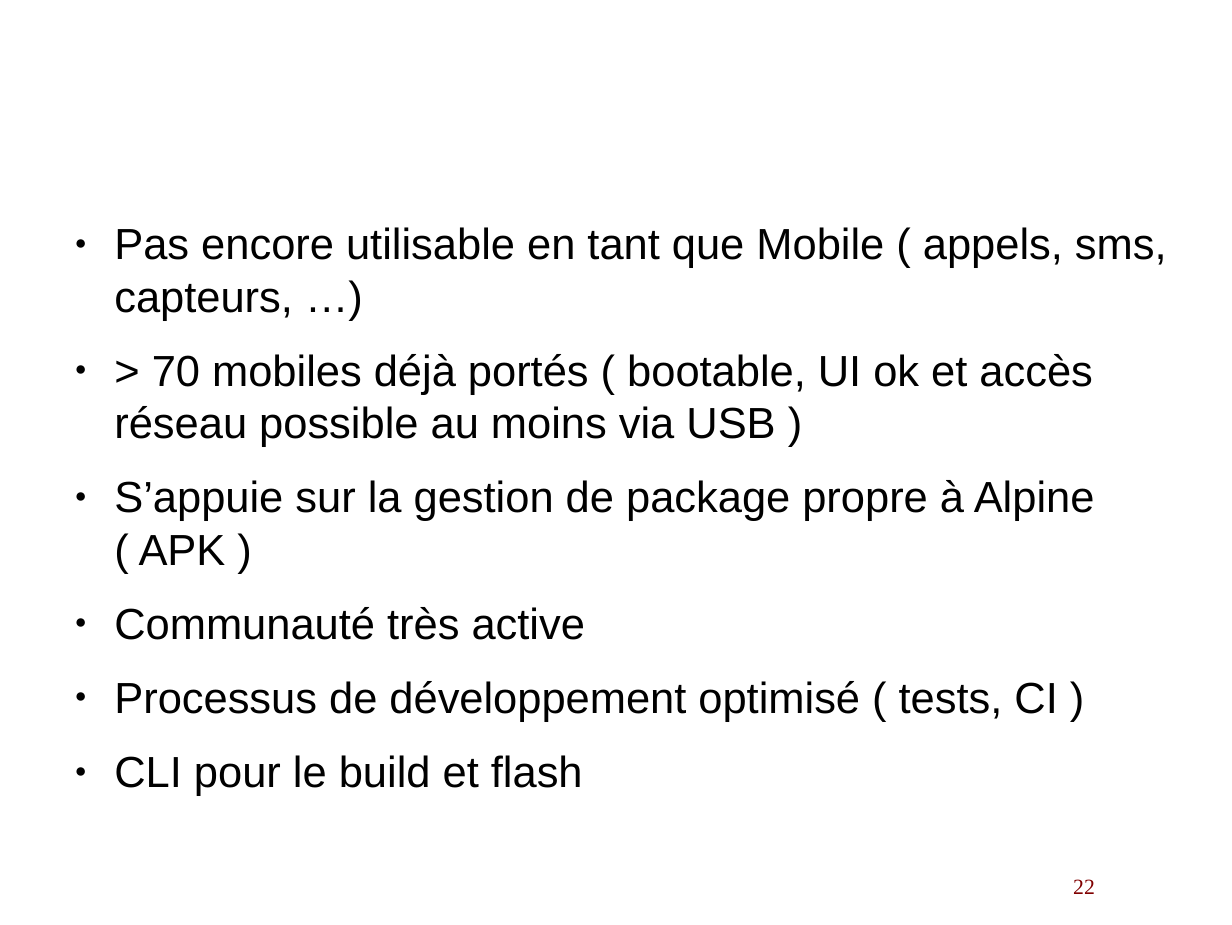
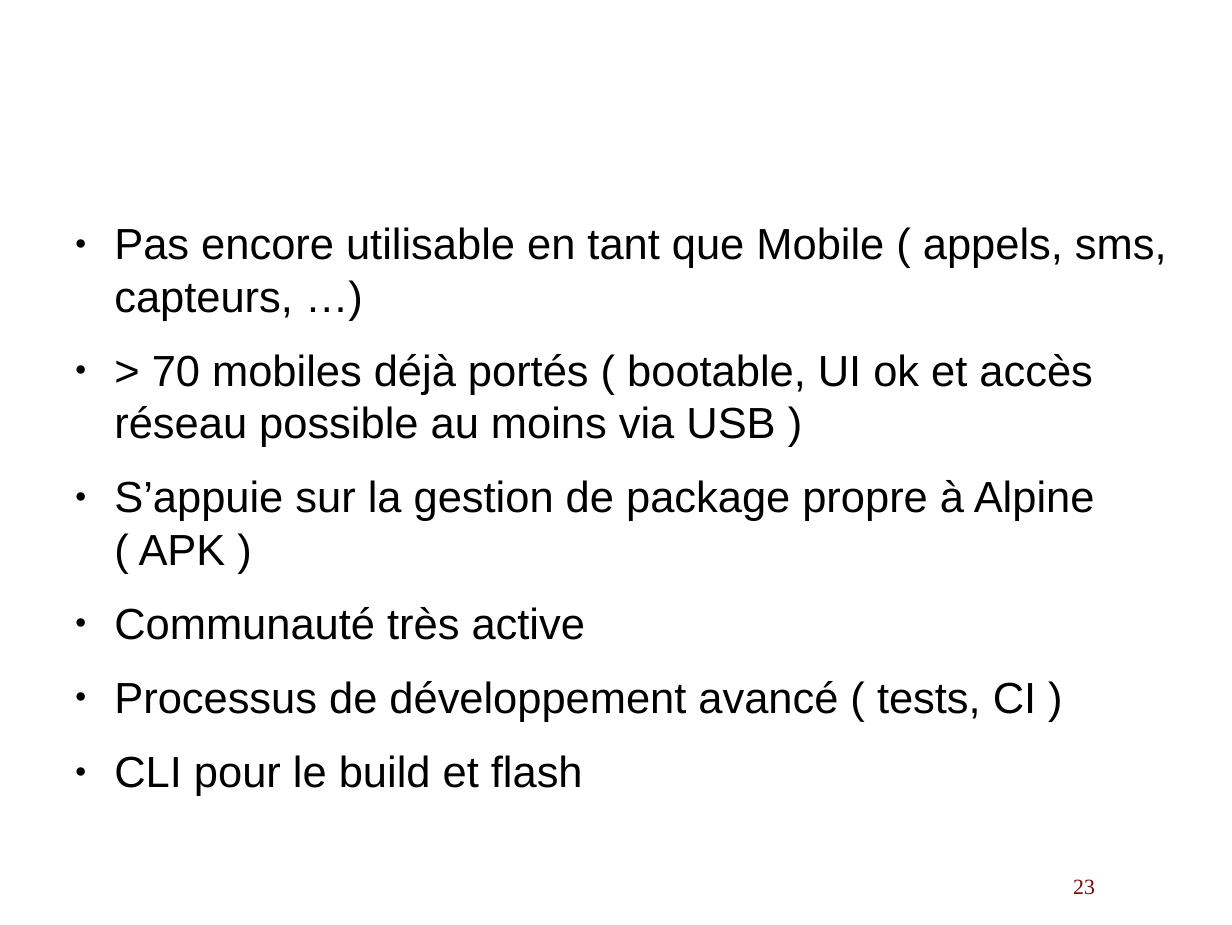
Before and after one commit to lduboeuf/ut-helloworld-py, a slide deck: slide 23 of osmobiles.odp (slide 22 before the commit). Drawn at 1232x925 pixels with LibreOffice and Linux fonts; fonts in the diff are those of the drawing; background and template pictures are left out. Boxes give left, top, right and bottom in pixels: in the first picture for what was removed or moved away, otherwise in the second. Text is boxed around its words. In the diff, an @@ line names an element or a change of style, - is before the commit and + after.

```diff
--- a/osmobiles.odp
+++ b/osmobiles.odp
@@ text at (114,681,1036,722): text changed @@
-● Processus de développement optimisé ( tests, CI )
+● Processus de développement avancé ( tests, CI )
@@ page number at (1073,879,1095,895): text changed @@
-22
+23
```
Also in this commit, not shown: 16 other slides changed, 2 slides added.
